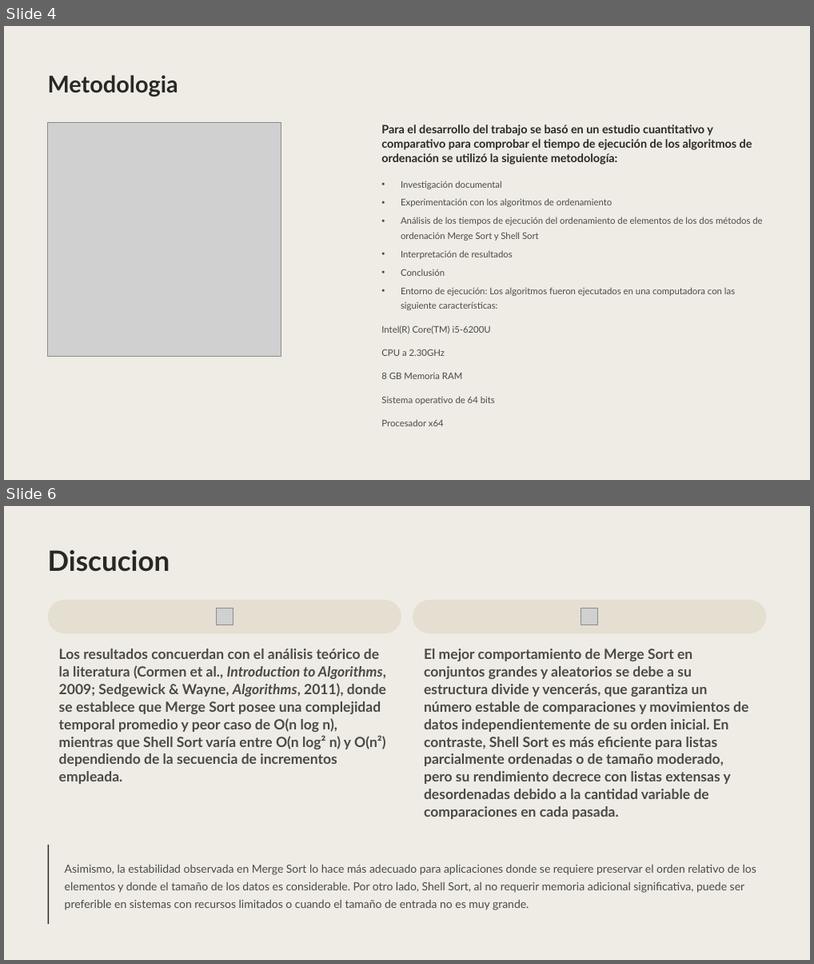
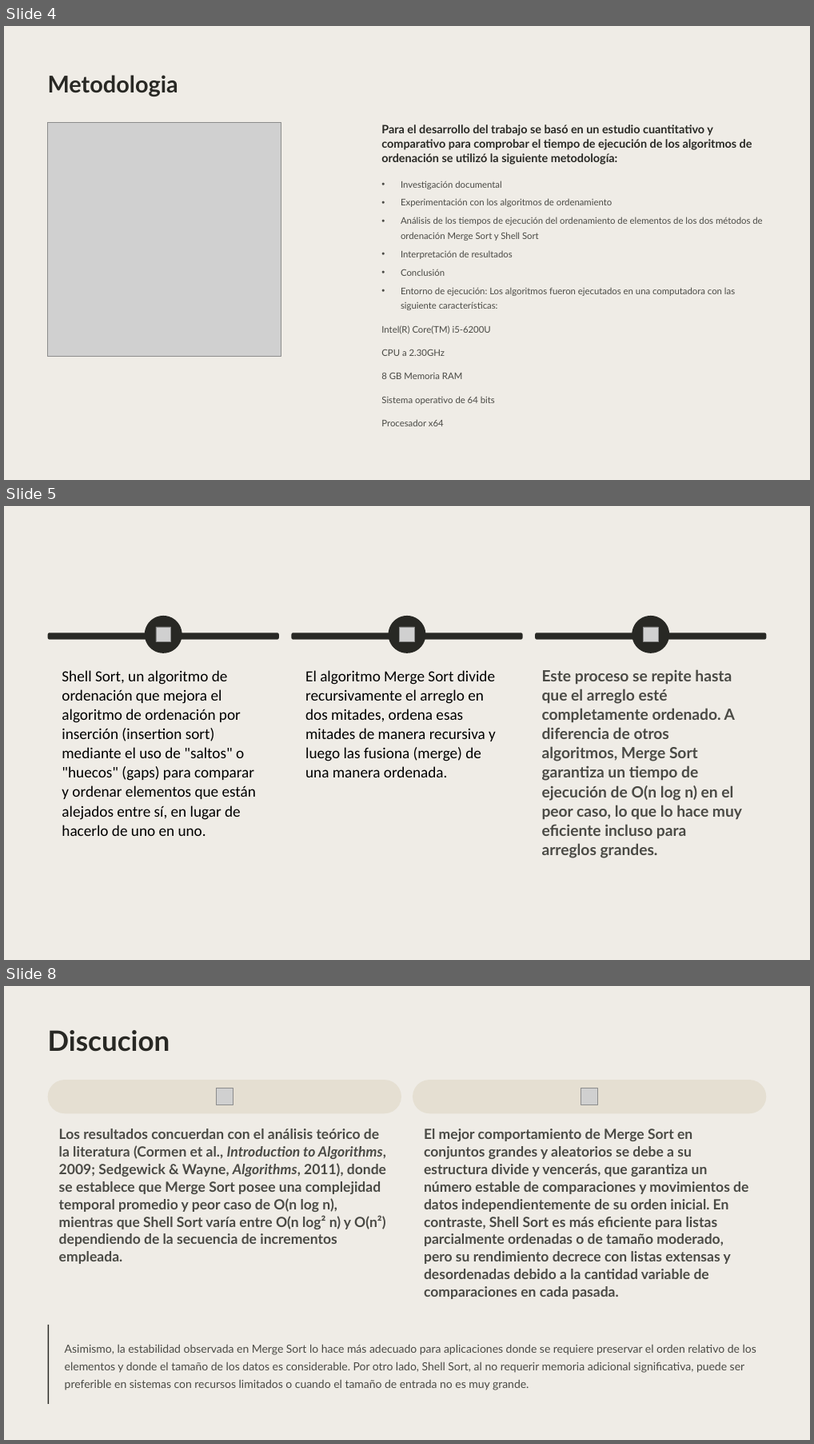
Before and after one commit to Anghelo21/Proyecto_Comparacion_Algoritmos_ShellSort_MergeSort, a slide deck: docs/Comparacion-de-Algoritmos-de-Ordenacion-Merge-Sort-y-Shell-Sort.pptx. Shown one above the other, each under a label of ours: slides 4 and 6 before the commit, slides 4, 5 and 8 after it; the slides between them are not shown. The pictures are 814x964 and 814x1444 pixels, drawn with LibreOffice and Linux fonts; fonts in the diff are those of the drawing; grey boxes stand for pictures; background and template pictures are left out. Boxes give left, top, right and bottom in pixels: in the first picture for what was removed or moved away, otherwise in the second. Text is boxed around its words. In the diff, an @@ line names an element or a change of style, - is before the commit and + after.

Commit message:
Ultimas mejoras

```diff
--- a/docs/Comparacion-de-Algoritmos-de-Ordenacion-Merge-Sort-y-Shell-Sort.pptx
+++ b/docs/Comparacion-de-Algoritmos-de-Ordenacion-Merge-Sort-y-Shell-Sort.pptx
@@ slide 5 added at <box>4,506,810,960</box>, background #000000; not listed: 1 template element that a slide beside it also shows @@
@@ rounded rectangle added at <box>145,616,182,652</box>, fill #282824 @@
@@ rounded rectangle added at <box>389,616,426,652</box>, fill #282824 @@
@@ rounded rectangle added at <box>633,616,670,652</box>, fill #282824 @@
@@ rounded rectangle added at <box>48,635,279,914</box>, fill #EFECE6 @@
@@ rounded rectangle added at <box>48,632,279,639</box>, fill #282824 @@
@@ picture added at <box>156,627,171,642</box> @@
@@ rounded rectangle added at <box>292,635,523,914</box>, fill #EFECE6 @@
@@ rounded rectangle added at <box>292,632,523,639</box>, fill #282824 @@
@@ picture added at <box>400,627,414,642</box> @@
@@ rounded rectangle added at <box>535,635,766,914</box>, fill #EFECE6 @@
@@ rounded rectangle added at <box>535,632,766,639</box>, fill #282824 @@
@@ picture added at <box>643,627,658,642</box> @@
@@ text added at <box>62,670,256,836</box>, 22 pt, text #000000 @@
+Shell Sort, un algoritmo de ordenación que mejora el algoritmo de ordenación por inserción (insertion sort) mediante el uso de "saltos" o "huecos" (gaps) para comparar y ordenar elementos que están alejados entre sí, en lugar de hacerlo de uno en uno.
@@ text added at <box>306,670,496,777</box>, 22 pt, text #000000 @@
+El algoritmo Merge Sort divide recursivamente el arreglo en dos mitades, ordena esas mitades de manera recursiva y luego las fusiona (merge) de una manera ordenada.
@@ text added at <box>542,669,742,858</box>, 22 pt, text #4A4A45, bold @@
+Este proceso se repite hasta que el arreglo esté completamente ordenado. A diferencia de otros algoritmos, Merge Sort garantiza un tiempo de ejecución de O(n log n) en el peor caso, lo que lo hace muy eficiente incluso para arreglos grandes.
@@ what was slide 6 is now slide 8 @@
```
Also in this commit, not shown: 1 slide changed, 1 other slide added, 4 other files.
